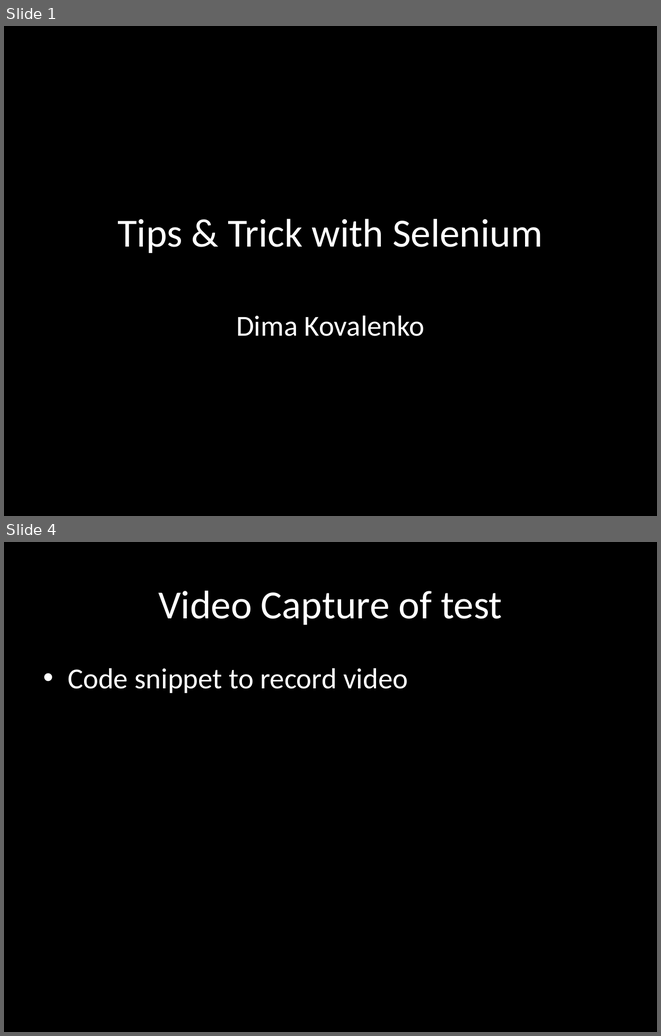
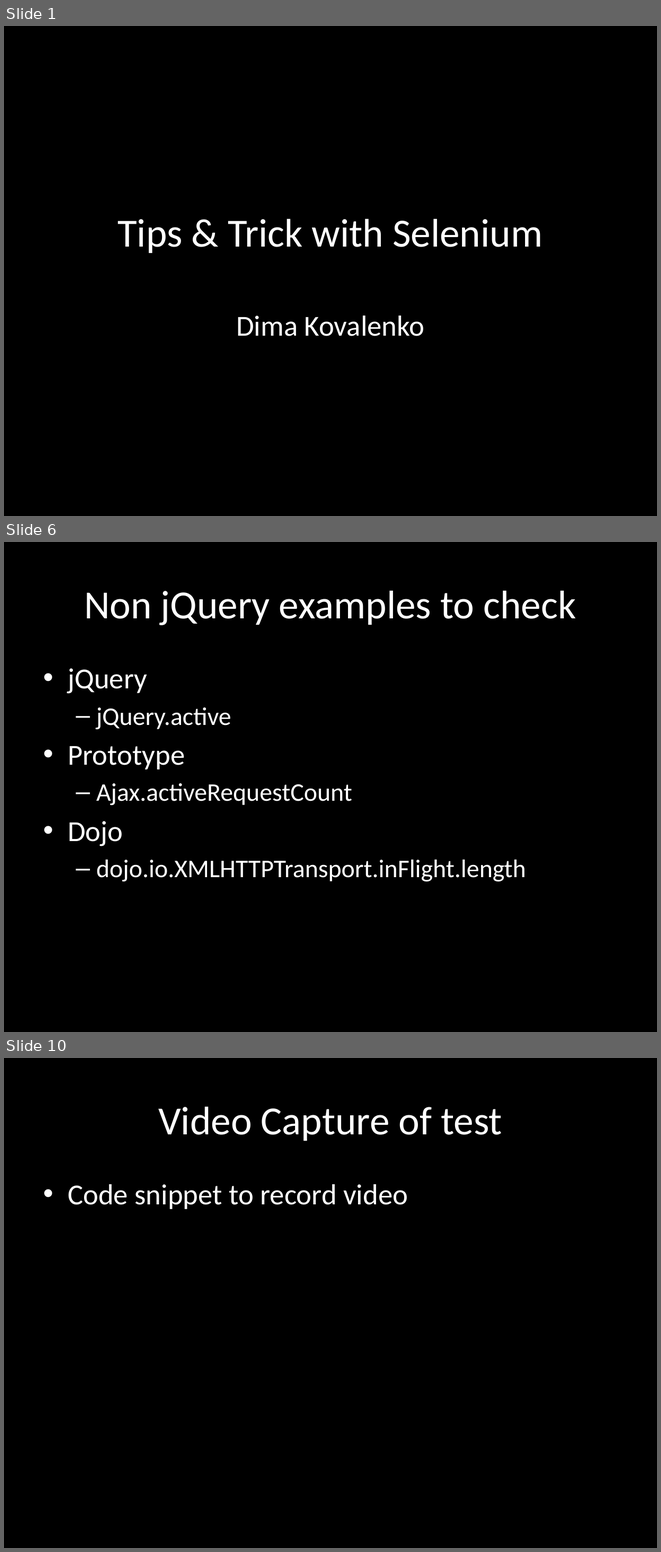
Before and after one commit to dimacus/SeleniumTipsAndTricks, a slide deck: selenium_camp_v1.pptx. Shown one above the other, each under a label of ours: slides 1 and 4 before the commit, slides 1, 6 and 10 after it; the slides between them are not shown. The pictures are 661x1036 and 661x1552 pixels, drawn with LibreOffice and Linux fonts; fonts in the diff are those of the drawing. Boxes give left, top, right and bottom in pixels: in the first picture for what was removed or moved away, otherwise in the second. Text is boxed around its words. In the diff, an @@ line names an element or a change of style, - is before the commit and + after.

```diff
--- a/selenium_camp_v1.pptx
+++ b/selenium_camp_v1.pptx
@@ slide 6 added at (4, 542, 657, 1032), background #000000 @@
@@ title added at (84, 590, 576, 625), 44 pt, text #FFFFFF @@
+Non jQuery examples to check
@@ text added at (68, 668, 526, 882), 28 pt, text #FFFFFF @@
+• jQuery
+  – jQuery.active
+• Prototype
+  – Ajax.activeRequestCount
+• Dojo
+  – dojo.io.XMLHTTPTransport.inFlight.length
@@ what was slide 4 is now slide 10 @@
```
Also in this commit, not shown: 2 slides changed, 5 other slides added.
